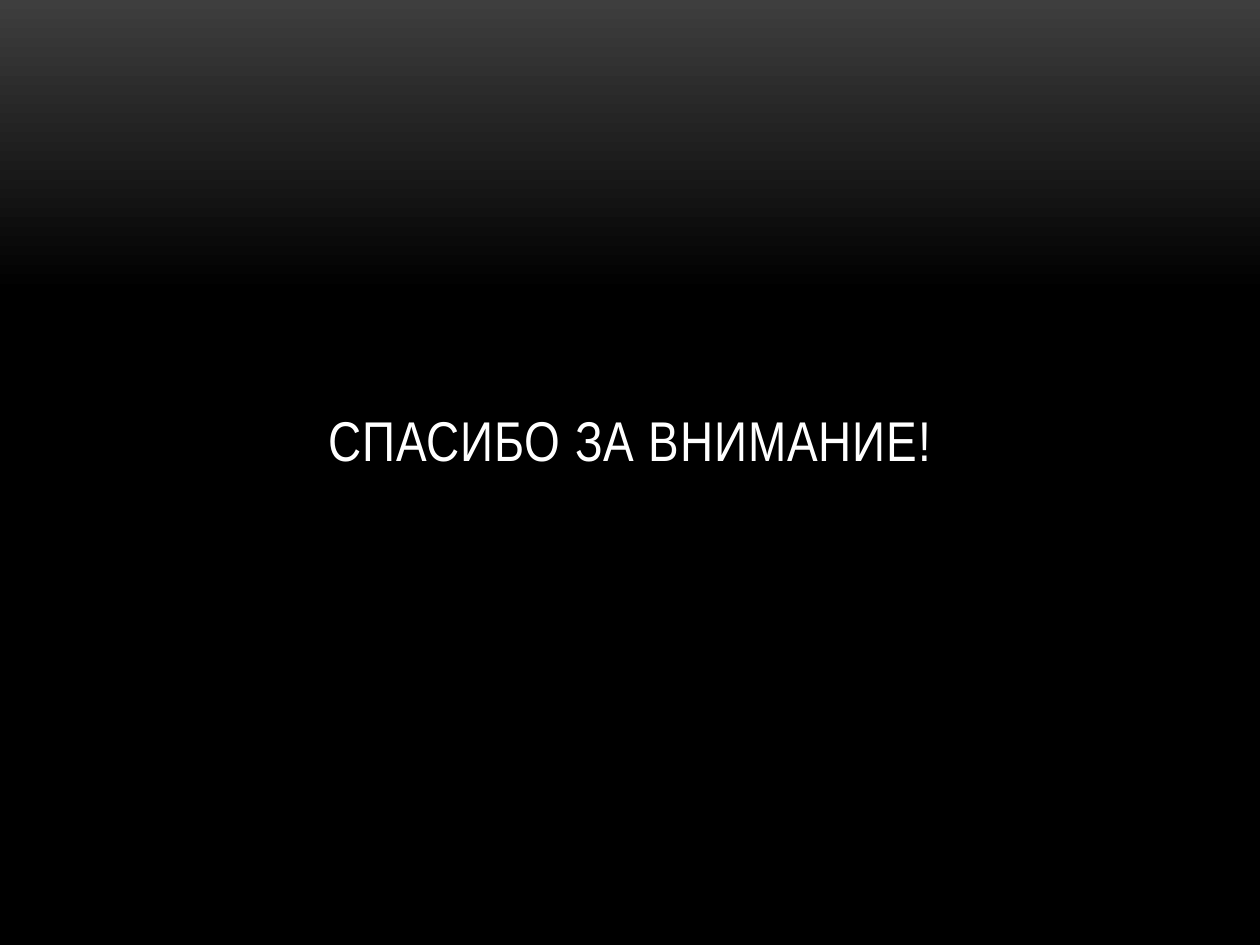
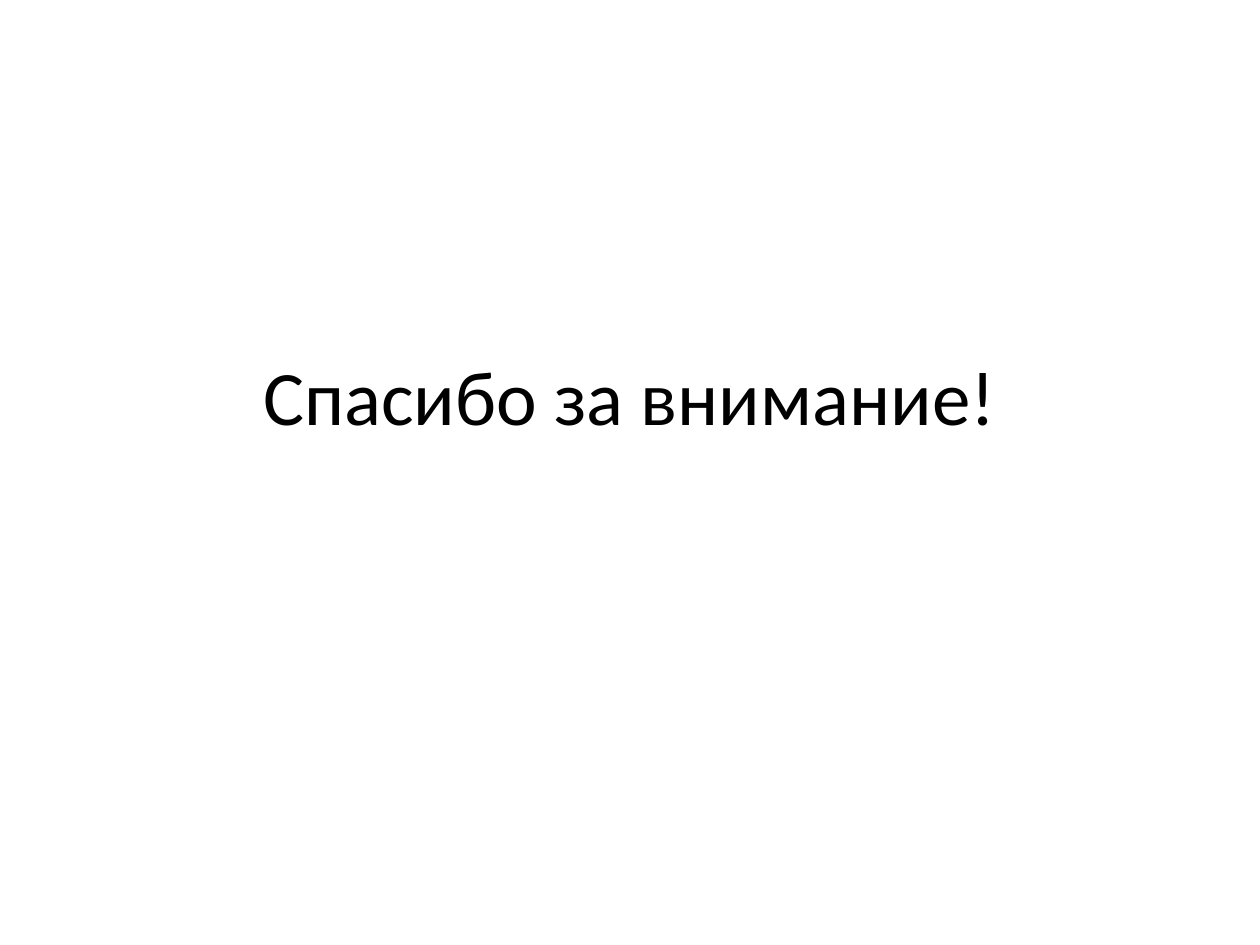
Before and after one commit to Alex-50/Arsentiev-Razukhin, a slide deck: slide 8 of Презентация.pptx (slide 11 before the commit). Drawn at 1260x945 pixels with LibreOffice and Linux fonts; fonts in the diff are those of the drawing; background and template pictures are left out. Boxes give left, top, right and bottom in pixels: in the first picture for what was removed or moved away, otherwise in the second. Text is boxed around its words. In the diff, an @@ line names an element or a change of style, - is before the commit and + after.

```diff
--- a/Презентация.pptx
+++ b/Презентация.pptx
@@ background gradient #3F3F3F to #000000 to #FFFFFF @@
@@ title "Спасибо за внимание!" at [263,372,995,426]: vertical alignment bottom to middle @@
@@ title at [263,372,995,426]: text changed; size 32 to 44 pt; font Arial Narrow to Calibri; text colour #FFFFFF to #000000 @@
-СПАСИБО ЗА ВНИМАНИЕ!
+Спасибо за внимание!
```
Also in this commit, not shown: 7 other slides changed, 3 slides removed.
